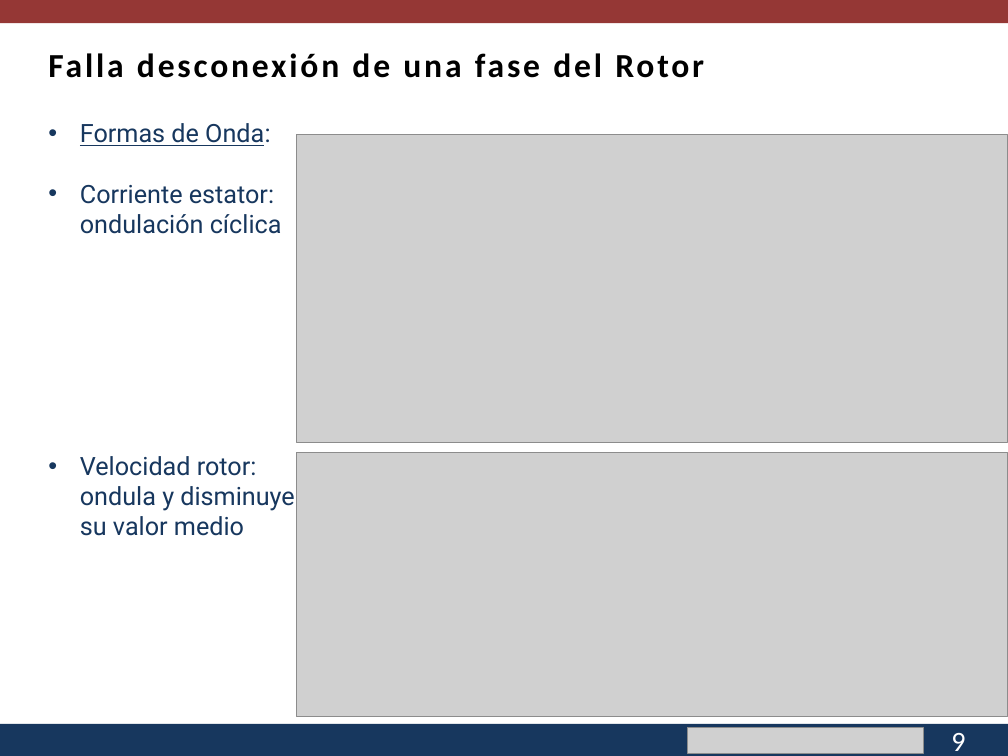
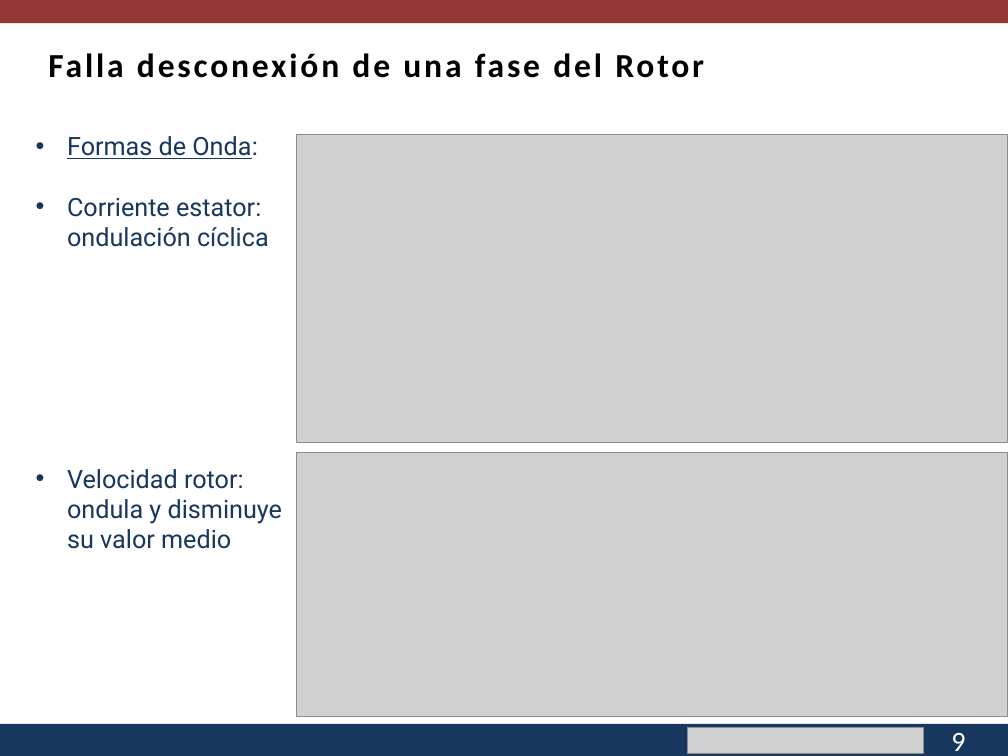
Before and after one commit to cisternashdiego/Proyecto1, a slide deck: slide 10 of Segunda Mesa.pptx. Drawn at 1008x756 pixels with LibreOffice and Linux fonts; fonts in the diff are those of the drawing; grey boxes stand for pictures; background and template pictures are left out. Boxes give left, top, right and bottom in pixels: in the first picture for what was removed or moved away, otherwise in the second. Text is boxed around its words. In the diff, an @@ line names an element or a change of style, - is before the commit and + after.

```diff
--- a/Segunda Mesa.pptx
+++ b/Segunda Mesa.pptx
@@ text "Formas de Onda:": place and size @@
-text "Formas de Onda:" at <box>80,123,294,536</box>
+text "Formas de Onda:" at <box>67,136,282,549</box>
```
Also in this commit, not shown: 6 other slides changed, 5 slides added, 4 slides removed, 2 other files.
